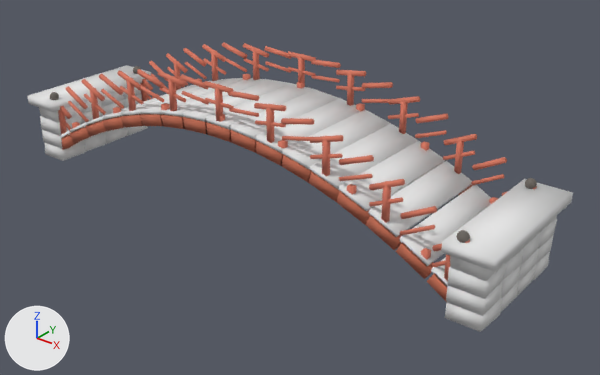
Renders of the glTF model assets/models/bridge_red.glb from each side of a commit.
One viewpoint serves both versions: a 50 mm lens placed at (13.61, -15.45, 10.41), pointed at (1.12, 0.16, 0.73). The axes (+X, +Y, +Z) are drawn at lower left. The lights are the same throughout. The older version comes first.

The older version as bpy lines, for what is in view:
```python
me_geometry_0 = bpy.data.meshes.new('geometry_0')
me_geometry_0.from_pydata(...)  # 72 vertices, 108 faces; spans x -6.98..6.98, y -1.7..1.7, z 0.54..2.91
me_geometry_0.materials.append(mat_tex_wood_light)  # its picture is missing
me_geometry_2 = bpy.data.meshes.new('geometry_2')
me_geometry_2.from_pydata(...)  # 1952 vertices, 3336 faces; spans x -7.05..7.05, y -1.76..1.76, z 0.22..3.84
me_geometry_2.materials.append(mat_vc_mat)
me_geometry_4 = bpy.data.meshes.new('geometry_4')
me_geometry_4.from_pydata(...)  # 160 vertices, 240 faces; spans x -7.6..7.6, y -1.8..1.8, z 0.0..1.7
me_geometry_4.materials.append(mat_tex_stone)  # its picture is missing
ob_geometry_0 = bpy.data.objects.new('geometry_0', me_geometry_0)
ob_geometry_0.location = (0.0, 0.0, 0.0)
ob_geometry_2 = bpy.data.objects.new('geometry_2', me_geometry_2)
ob_geometry_2.location = (0.0, 0.0, 0.0)
ob_geometry_4 = bpy.data.objects.new('geometry_4', me_geometry_4)
ob_geometry_4.location = (0.0, 0.0, 0.0)
# also in view: 'geometry_1' at (0.0, 0.0, 1.97); 'geometry_3' at (0.0, -0.02, 0.84); 'geometry_5' at (0.0, 0.0, 1.8)
```
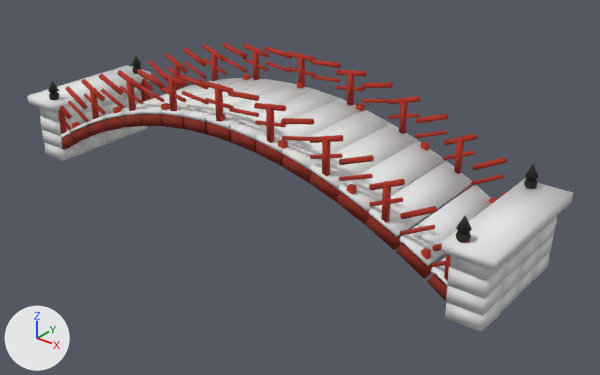
Boxes (x1, y1, x2, y2) around the edits, measured in the pictures (600 x 375 px; the box of a moved part takes in the faces that stretch with it):
'geometry_2', reshaped: before (50, 43, 537, 302); after (48, 43, 539, 302)
part 1 of me_geometry_2, added: after (132, 56, 141, 66)
part 2 of me_geometry_2, added: after (48, 81, 59, 92)
part 3 of me_geometry_2, added: after (525, 164, 539, 179)
part 4 of me_geometry_2, added: after (456, 215, 472, 232)
part 5 of me_geometry_2, moved or reshaped: before (50, 92, 59, 100); after (49, 92, 60, 100)
part 6 of me_geometry_2, moved or reshaped: before (525, 178, 537, 189); after (524, 178, 538, 189)
part 7 of me_geometry_2, moved or reshaped: before (456, 230, 470, 243); after (456, 231, 471, 243)
part 8 of me_geometry_2, recoloured: (58, 43, 537, 302) in both

The change, as a diff of the scene's bpy script:
```diff
--- a/assets/models/bridge_red.glb.py
+++ b/assets/models/bridge_red.glb.py
@@ me_geometry_2 @@
 # used by ob_geometry_2; location = (0.0, 0.0, 0.0)
-me_geometry_2.from_pydata(...)  # 1952 vertices, 3336 faces; spans x -7.05..7.05, y -1.76..1.76, z 0.22..3.84
+me_geometry_2.from_pydata(...)  # 2000 vertices, 3416 faces; spans x -7.05..7.05, y -1.77..1.77, z 0.22..3.84
+# me_geometry_2 part 1: a new loose piece, a 10-sided cone pointing to +z spanning x -7.01..-6.69, y 1.47..1.77, z 2.2..2.52, in mat_vc_mat
+# me_geometry_2 part 2: a new loose piece, a 10-sided cone pointing to +z spanning x -7.01..-6.69, y -1.77..-1.47, z 2.2..2.52, in mat_vc_mat
+# me_geometry_2 part 3: a new loose piece, a 10-sided cone pointing to +z spanning x 6.69..7.01, y 1.47..1.77, z 2.2..2.52, in mat_vc_mat
+# me_geometry_2 part 4: a new loose piece, a 10-sided cone pointing to +z spanning x 6.69..7.01, y -1.77..-1.47, z 2.2..2.52, in mat_vc_mat
+# me_geometry_2 part 5: 41 vertices removed from x -6.99..-6.71, y -1.76..-1.48, z 1.89..2.15; 41 vertices added at x -7.01..-6.7, y -1.77..-1.47, z 1.9..2.18
+# me_geometry_2 part 6: 41 vertices removed from x 6.71..6.99, y 1.48..1.76, z 1.89..2.15; 41 vertices added at x 6.7..7.01, y 1.47..1.77, z 1.9..2.18
+# me_geometry_2 part 7: 41 vertices removed from x 6.71..6.99, y -1.76..-1.48, z 1.89..2.15; 41 vertices added at x 6.7..7.01, y -1.77..-1.47, z 1.9..2.18
+# me_geometry_2 part 8: 3096 kept faces spanning x -7.05..7.05, y -1.74..1.77, z 0.22..3.84 get new vertex colours; the middle colour goes from red #da7962 to red #b22e1c
+# other edits to the shape of me_geometry_2 do not show in these pictures
 me_geometry_2.materials.append(mat_vc_mat)
```
